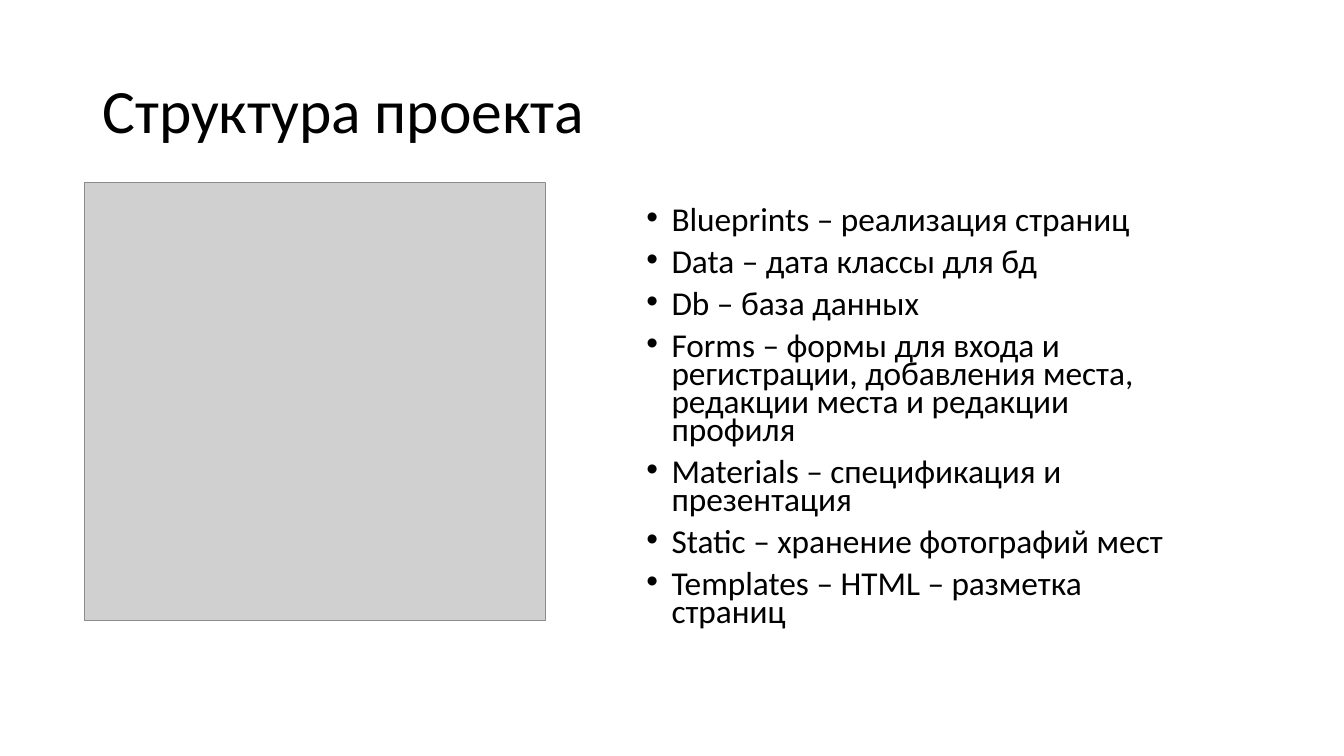
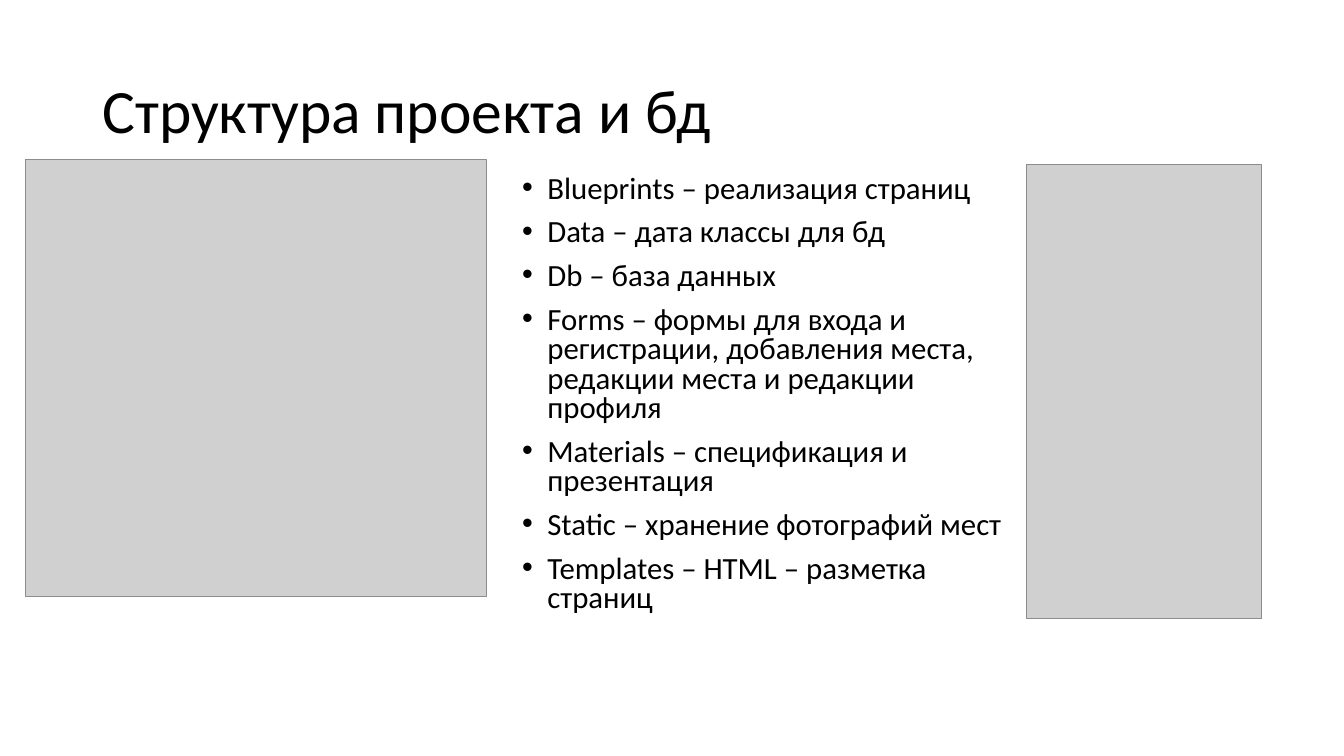
Before and after one commit to liseonok/WebProjectYandex, a slide deck: slide 3 of materials/Разработка веб-приложения для просмотра интересных мест в городах.pptx. Drawn at 1344x756 pixels with LibreOffice and Linux fonts; fonts in the diff are those of the drawing; grey boxes stand for pictures. Boxes give left, top, right and bottom in pixels: in the first picture for what was removed or moved away, otherwise in the second. Text is boxed around its words. In the diff, an @@ line names an element or a change of style, - is before the commit and + after.

Commit message:
презентация 2

```diff
--- a/materials/Разработка веб-приложения для просмотра интересных мест в городах.pptx
+++ b/materials/Разработка веб-приложения для просмотра интересных мест в городах.pptx
@@ title at [102,91,710,143]: text changed @@
-Структура проекта
+Структура проекта и бд
@@ picture: place and size @@
-picture at [85,182,545,620]
+picture at [26,159,487,597]
@@ text "Blueprints – реализация страниц": place and size @@
-text "Blueprints – реализация страниц" at [672,208,1163,629]
+text "Blueprints – реализация страниц" at [547,177,1001,613]
@@ text "Blueprints – реализация страниц" at [547,177,1001,613]: size 23.8 to 22 pt; line spacing 0.7 to 0.8 @@
@@ picture added at [1026,164,1261,619] @@
```
Also in this commit, not shown: 1 other slide changed.
